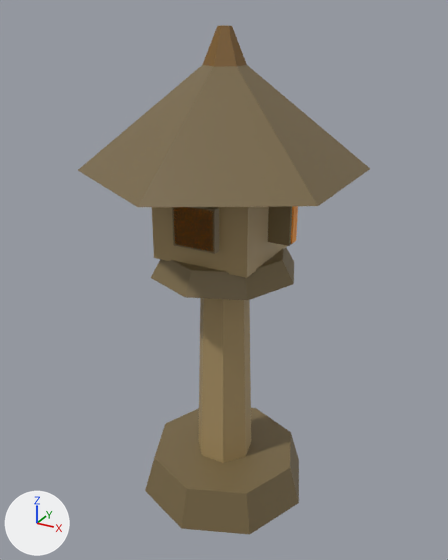
Two versions of the glTF model client/public/models/stone-lantern.glb, one commit apart.
Before and after are seen from a 50 mm lens placed at (0.887, -1.617, 1.606), pointed at (-0.005, 0.005, 0.795). The axes (+X, +Y, +Z) are drawn at lower left. The lights are the same throughout. The first picture is the older version. Vertices at exactly the same position are counted once.

Objects in the first picture: 'flame', 'stone_lantern_body'.
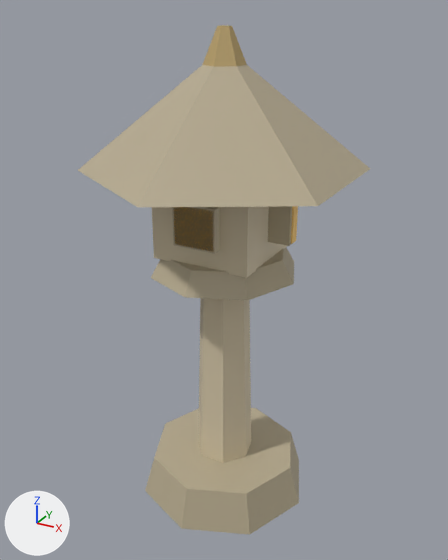
The change, as a list of edits to the scene's bpy script:
```text
Change me_stone_lantern_body:
    where me_stone_lantern_body.from_pydata(...)  # 120 vertices, 200 faces; spans x -0.38..0.38, y -0.44..0.44, z 0.0..1.56
    used by ob_stone_lantern_body; location = (0.0, 0.0, 0.0)
    me_stone_lantern_body part 1: 176 faces centred in x -0.27..0.27, y -0.26..0.26, z 0.0..1.46 are repainted in the vertex colours; the middle colour goes from brown #7a6947 to beige #b8ac90
    me_stone_lantern_body part 2: 24 faces centred in x -0.05..0.05, y -0.04..0.04, z 1.44..1.56 are repainted in the vertex colours; the middle colour goes from brown #805d25 to brown #bca36b
```

Changed parts and their boxes (x1, y1, x2, y2) in the pictures (448 x 560 px):
part 1 of me_stone_lantern_body, recoloured (brown to beige): (78, 65, 370, 535) in both
part 2 of me_stone_lantern_body, recoloured (lighter): (203, 25, 247, 67) in both
